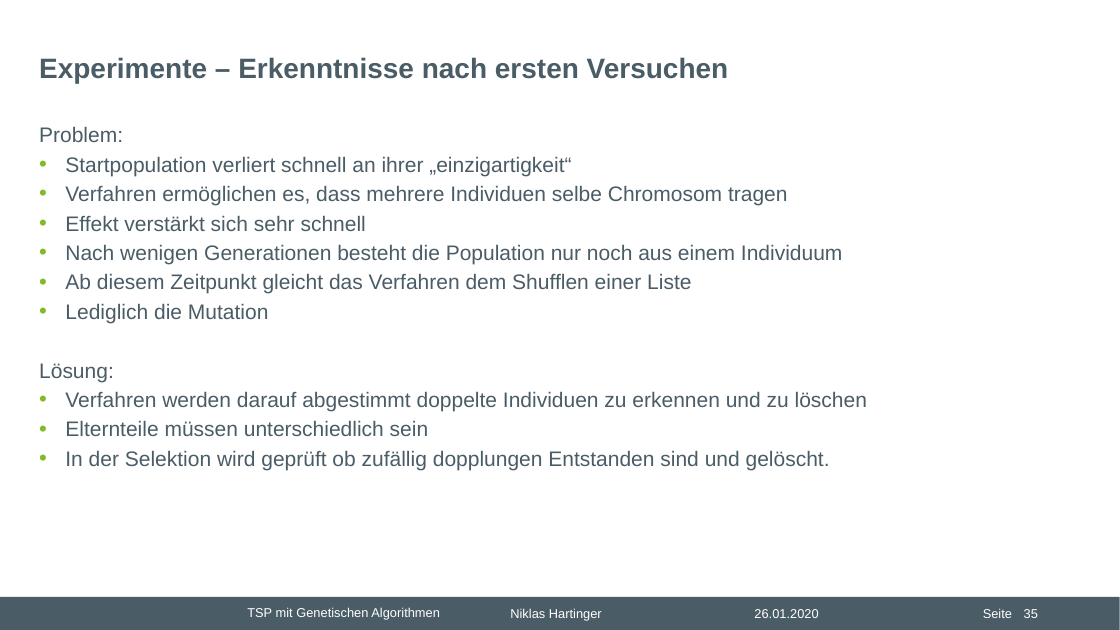
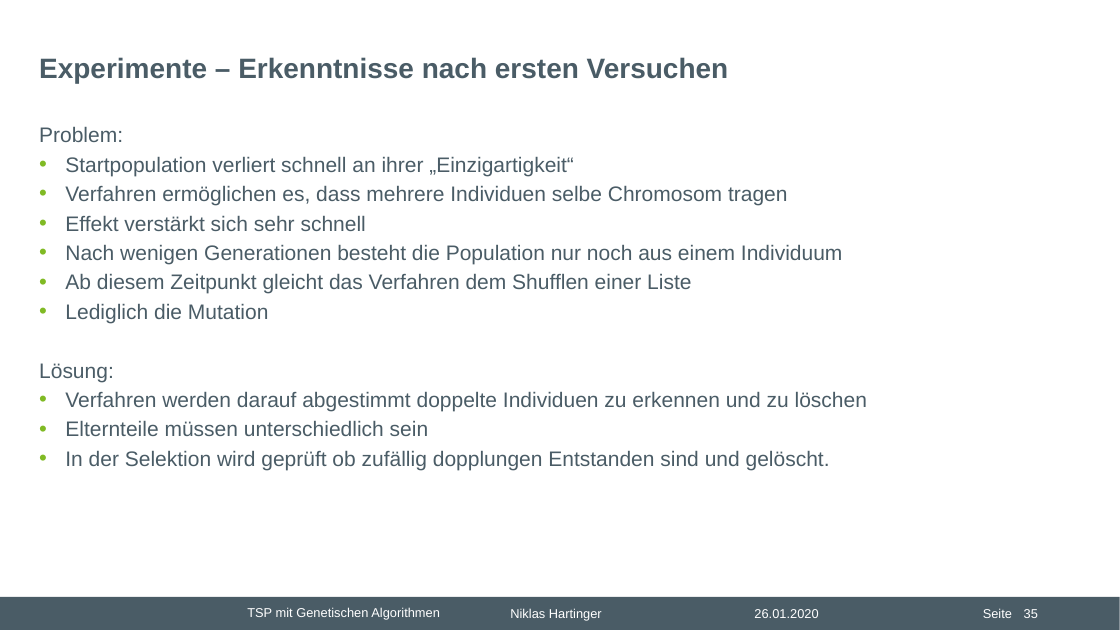
Before and after one commit to nhrt/Genetic-Algorithms, a slide deck: slide 35 of Projektvortrag/Präsentation Projektvortrag.pptx. Drawn at 1120x630 pixels with LibreOffice and Linux fonts; fonts in the diff are those of the drawing; background and template pictures are left out. Boxes give left, top, right and bottom in pixels: in the first picture for what was removed or moved away, otherwise in the second. Text is boxed around its words. In the diff, an @@ line names an element or a change of style, - is before the commit and + after.

```diff
--- a/Projektvortrag/Präsentation Projektvortrag.pptx
+++ b/Projektvortrag/Präsentation Projektvortrag.pptx
@@ text at [65, 157, 574, 176]: text changed @@
-• Startpopulation verliert schnell an ihrer „einzigartigkeit“
+• Startpopulation verliert schnell an ihrer „Einzigartigkeit“
```
Also in this commit, not shown: 6 other slides changed, 2 other files.
